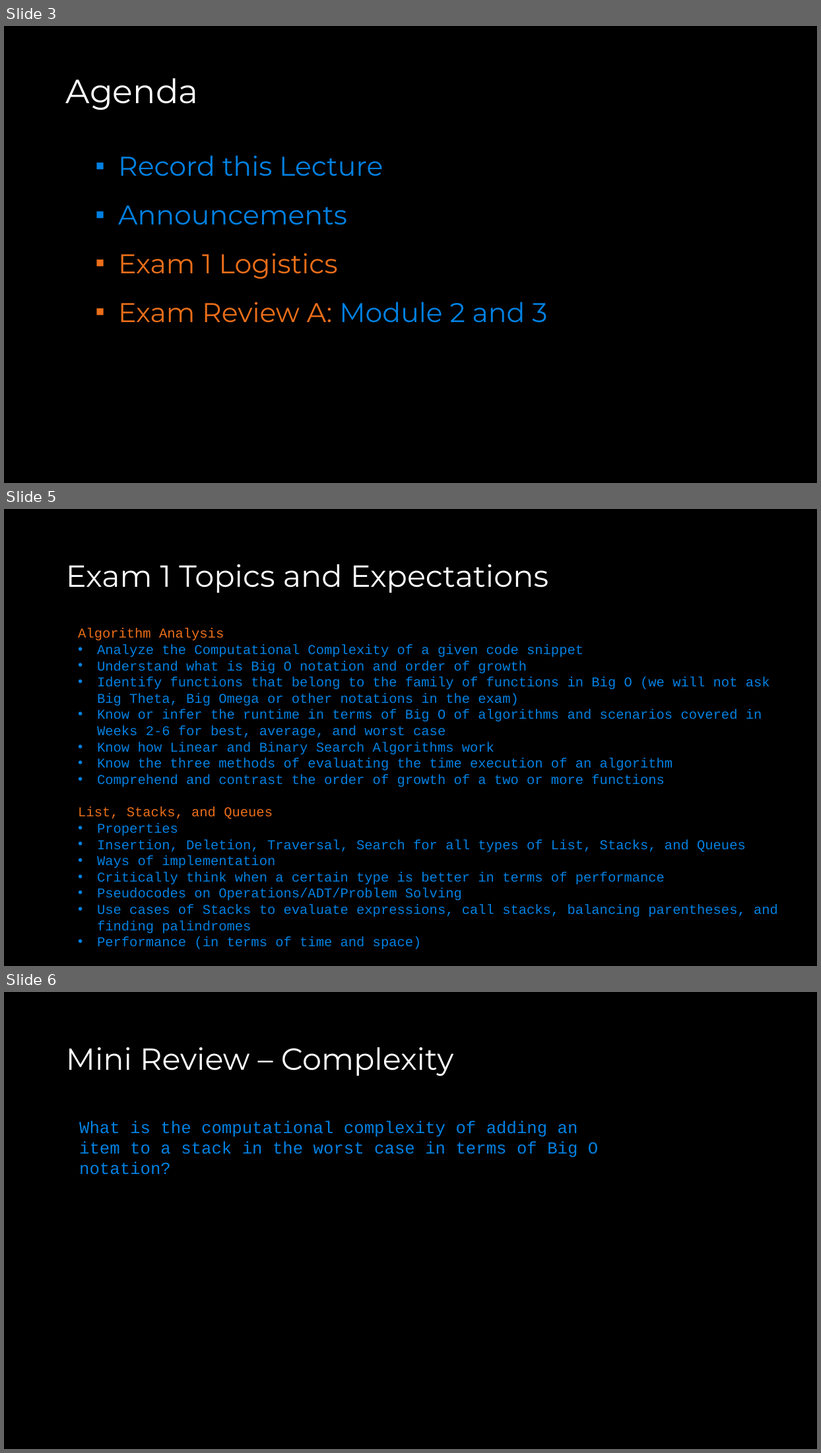
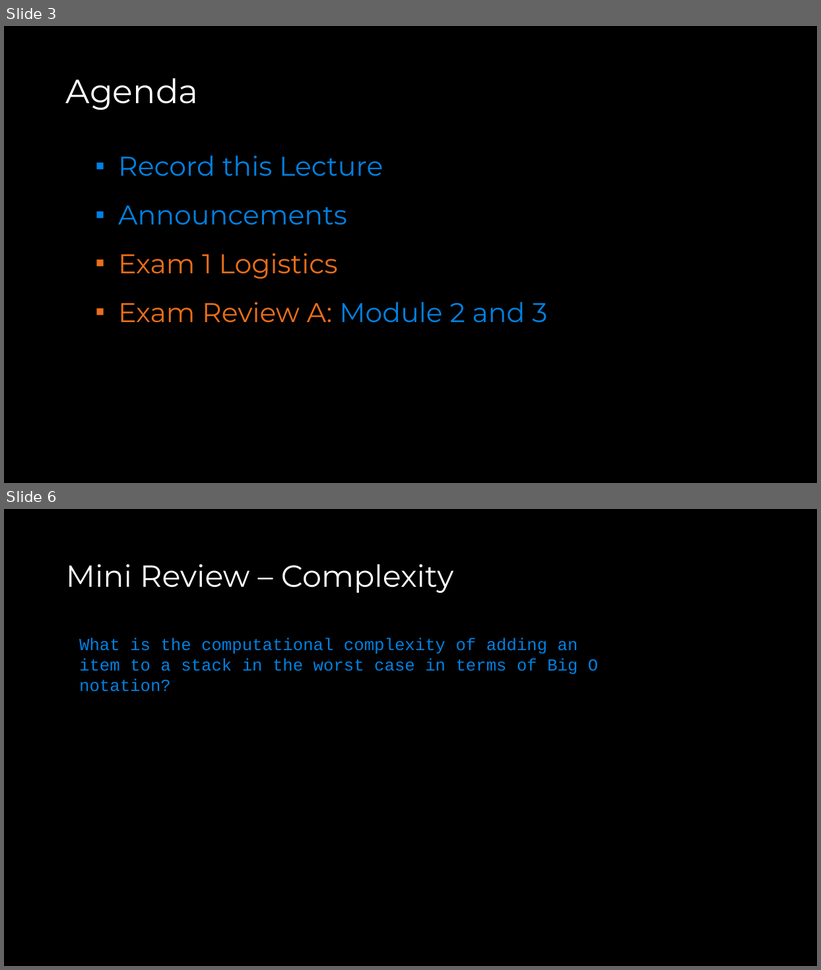
Before and after one commit to COP3530/Instructional-Content, a slide deck: Slides/Slides-PPT/Exam 1 - Review A.pptx. Shown one above the other, each under a label of ours: slides 3, 5 and 6 before the commit, slides 3 and 6 after it; the slides between them are not shown. The pictures are 821x1453 and 821x970 pixels, drawn with LibreOffice and Linux fonts; fonts in the diff are those of the drawing. Boxes give left, top, right and bottom in pixels: in the first picture for what was removed or moved away, otherwise in the second. Text is boxed around its words. In the diff, an @@ line names an element or a change of style, - is before the commit and + after.

Commit message:
exam review updated

```diff
--- a/Slides/Slides-PPT/Exam 1 - Review A.pptx
+++ b/Slides/Slides-PPT/Exam 1 - Review A.pptx
@@ slide 5 removed at <box>4,509,817,966</box>, background #000000 @@
@@ title removed at <box>66,564,548,593</box> @@
-Exam 1 Topics and Expectations
@@ text removed at <box>78,628,778,950</box> @@
-Algorithm Analysis
-• Analyze the Computational Complexity of a given code snippet
-• Understand what is Big O notation and order of growth
-• Identify functions that belong to the family of functions in Big O (we will not ask Big Theta, Big Omega or other notations in the exam)
-• Know or infer the runtime in terms of Big O of algorithms and scenarios covered in Weeks 2-6 for best, average, and worst case
-• Know how Linear and Binary Search Algorithms work
-• Know the three methods of evaluating the time execution of an algorithm
-• Comprehend and contrast the order of growth of a two or more functions
-List, Stacks, and Queues
-• Properties
-• Insertion, Deletion, Traversal, Search for all types of List, Stacks, and Queues
-• Ways of implementation
-• Critically think when a certain type is better in terms of performance
-• Pseudocodes on Operations/ADT/Problem Solving
-• Use cases of Stacks to evaluate expressions, call stacks, balancing parentheses, and finding palindromes
-• Performance (in terms of time and space)
```
Also in this commit, not shown: 2 slides changed, 4 slides added.
